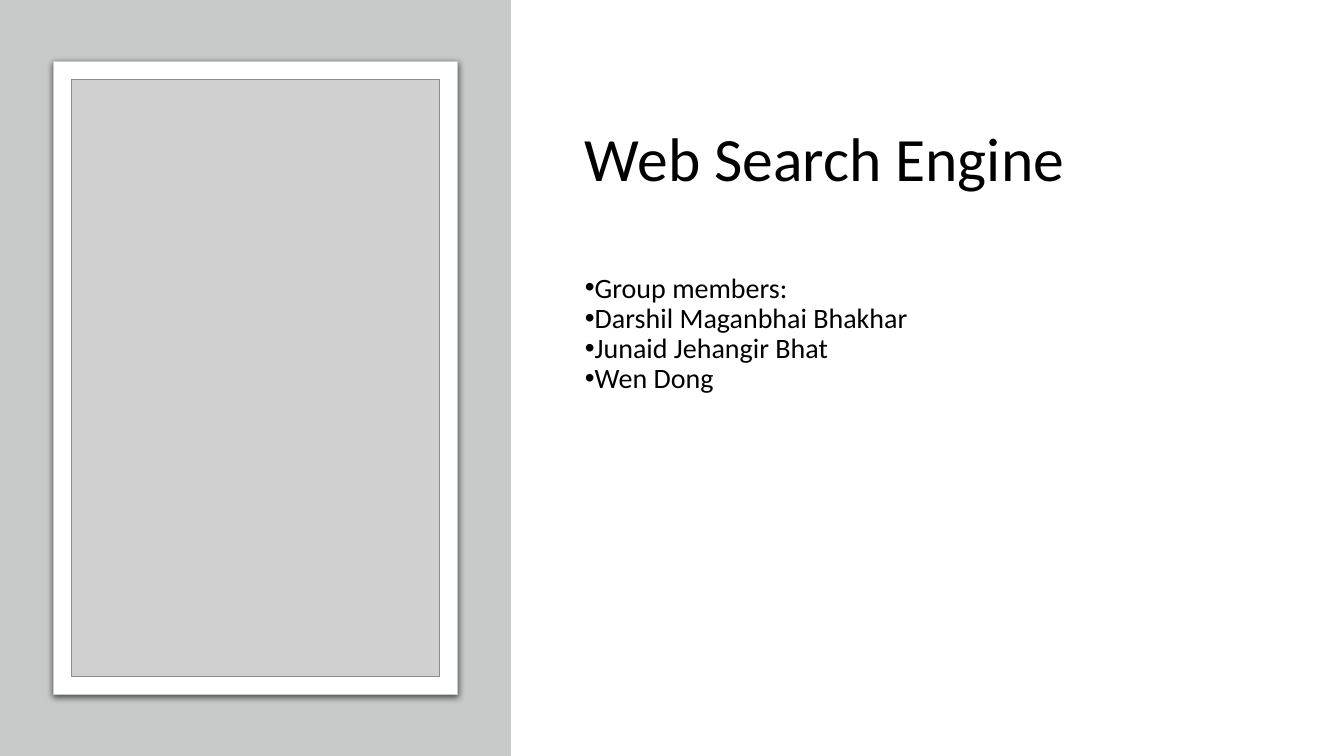
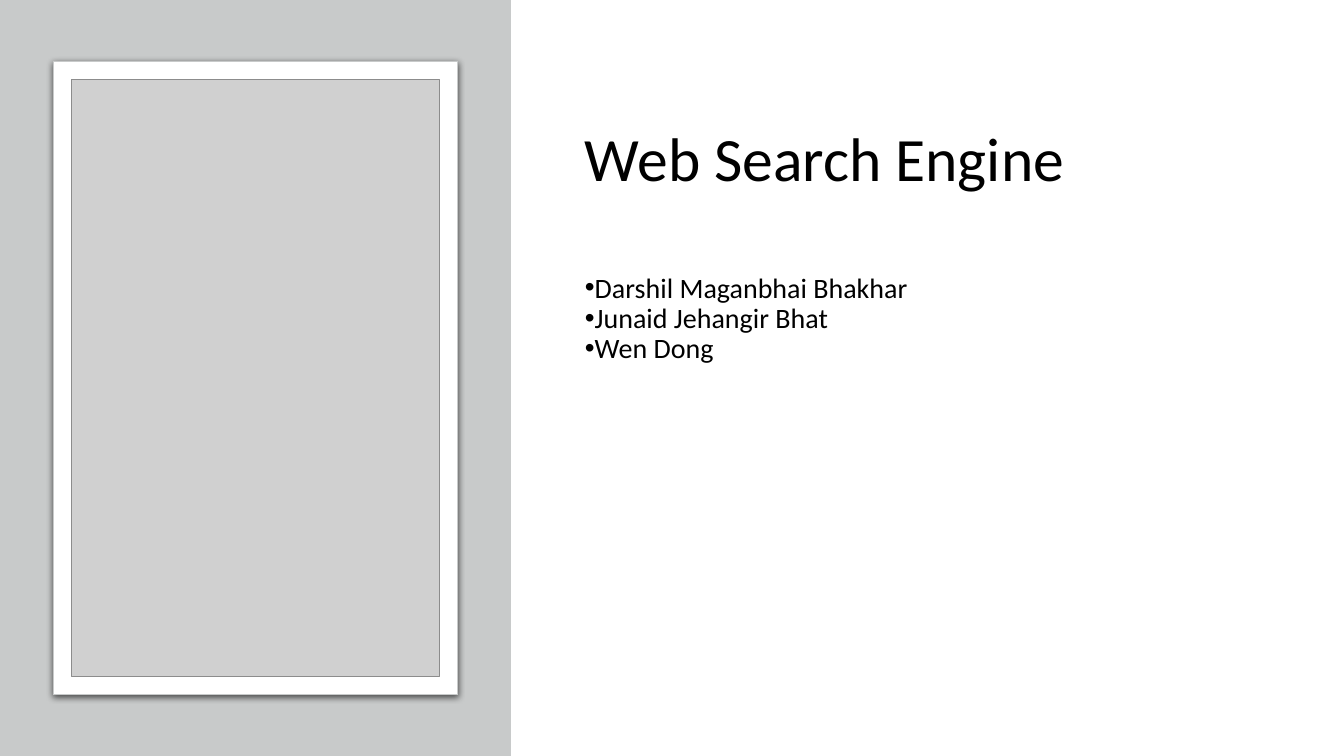
Before and after one commit to fanchuanster/8547SFinalProj, a slide deck: slide 1 of FinalProject_AC.pptx. Drawn at 1344x756 pixels with LibreOffice and Linux fonts; fonts in the diff are those of the drawing; grey boxes stand for pictures; background and template pictures are left out. Boxes give left, top, right and bottom in pixels: in the first picture for what was removed or moved away, otherwise in the second. Text is boxed around its words. In the diff, an @@ line names an element or a change of style, - is before the commit and + after.

```diff
--- a/FinalProject_AC.pptx
+++ b/FinalProject_AC.pptx
@@ subtitle at box(595, 278, 787, 303): paragraph removed @@
-• Group members:
```
Also in this commit, not shown: 4 other slides changed, 1 slide removed, 2 other files.
